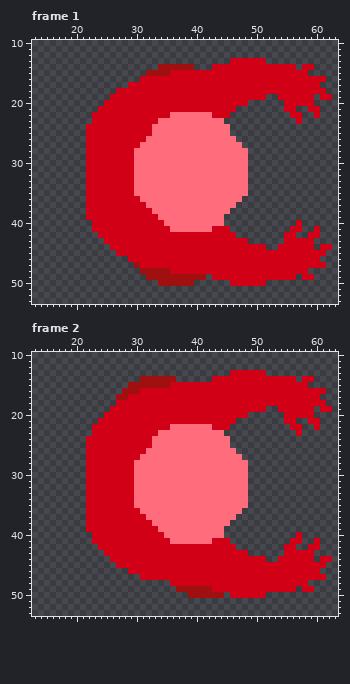
A pixel-art file gets an edit: assets/sprites/enemy_walk.aseprite. That is the earlier state.
64x64 pixels, 18 frames. Shown: frame 1: x 13..63, y 10..53; frame 2: x 13..63, y 10..53. The commit also changed other frames, which this record leaves out.
Now the later version:
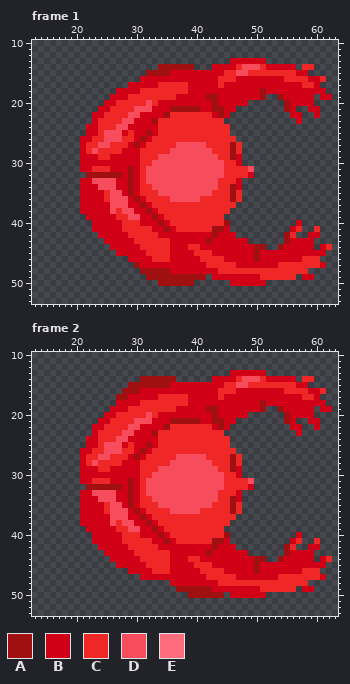
Palette (. is transparent): A #a11010  B #d10017  C #ef2727  D #f74c5c  E #ff6d7d
Change:
Changed rows in their new state; - is an unchanged pixel.
Frame 1, layers "Head", "Body":
first column x 21:
14 --------------------------CDDDC------CC---
15 ------------------------CCDDCCCCCCCC------
16 -----------------------CCC--------CCCC--C-
17 -------------CCCCC-----C-------------CC---
18 ----------CCCCCCCC------------A-----------
19 --------CCCCCCCC-----AA-------A--A--------
20 ------CCCCCDC---------A-----------A-------
21 -----CCCCDDD---AAAAA--AA----------A-------
22 ----CCCCDD----ACCCCCCC-A------------------
23 ---CCCCDD---ACCCCCCCCCCC------------------
24 ---CCCDD----BCCCCCCCCCCCC-----------------
25 ---CDDD-C--ABCCCCCCCCCCCC-----------------
26 B-CCDDDCC-ABCCCCCCCCCCCCCC----------------
27 BCCDDCCC-ABCCCCCDDDDDCCCCAC---------------
28 BCDCCCC--BCCCCCDDDDDDDCCCAC.--------------
29 B--CC----BCCCDDDDDDDDDDCCAB.--------------
30 B--------BCCDDDDDDDDDDDDCCB.--------------
31 B-CCC---ABCDDDDDDDDDDDDDCCCCD-------------
32 -AAAAAA-ABCDDDDDDDDDDDDDCCCCB-------------
33 B-DDDD--ABCDDDDDDDDDDDDCCCB.--------------
34 B--DDD--ABCCDDDDDDDDDDDCCAB.--------------
35 B---CDD-ABCCCDDDDDDDDDCCCAC.--------------
36 B---CDDD-ABCCCCDDDDDCCCCCAC---------------
37 B----DDD--ABCCCCCCCCCCCCCC----------------
38 B----DCDD--ABCCCCCCCCCCCC-----------------
39 ------CCDD--ABCCCCCCCCCC------------------
40 -------CCC---ABCCCCCCCCCA-----------------
41 -------CCCCC--ABCCCCCCAA------------C--C--
42 --------CCCCC---------A-----------AC------
43 ---------CCCCCC------A------------A-------
44 ----------CCCCC---CC---------AA--A-------C
45 -----------CCCC----CCC-------A------------
46 ------------CCC-----CCCC-----A-------CCC--
47 ---------------------CCCCC-------CCCCCCC--
48 -----------------------CCCCCCCCCCCCCCC----
49 ------------------------------CCCCCC------
Frame 2, layers "Head", "Body": the same change as frame 1
